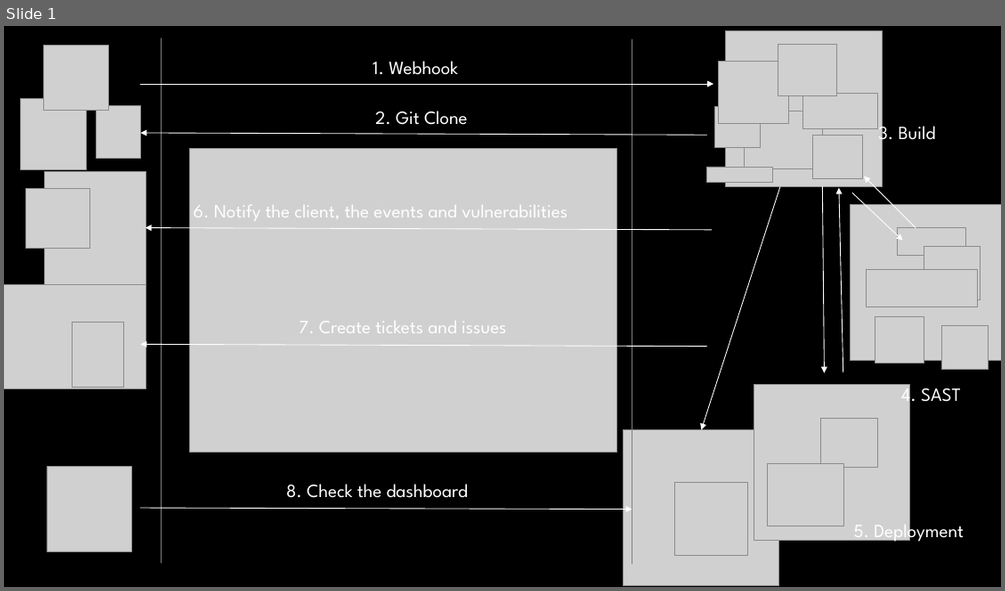
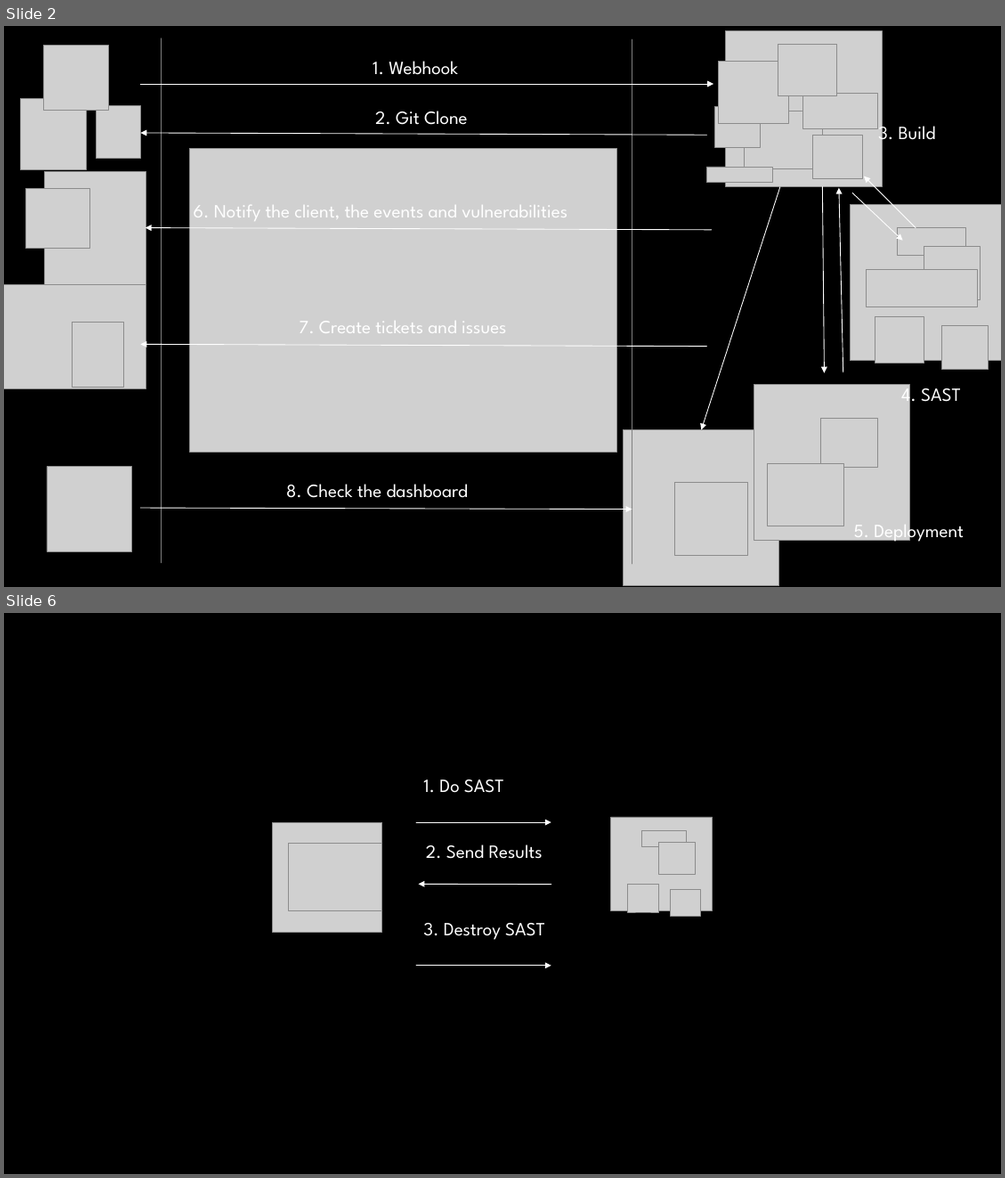
Before and after one commit to badBounty/TheFantasticSecDevOps, a slide deck: architecture.pptx. Shown one above the other, each under a label of ours: slide 1 before the commit, slides 2 and 6 after it; the slides between them are not shown. The pictures are 1005x591 and 1005x1178 pixels, drawn with LibreOffice and Linux fonts; fonts in the diff are those of the drawing; grey boxes stand for pictures; background and template pictures are left out. Boxes give left, top, right and bottom in pixels: in the first picture for what was removed or moved away, otherwise in the second. Text is boxed around its words. In the diff, an @@ line names an element or a change of style, - is before the commit and + after.

```diff
--- a/architecture.pptx
+++ b/architecture.pptx
@@ slide 6 added at <box>4,613,1001,1174</box>, background picture (left out) @@
@@ text added at <box>423,779,504,793</box>, 18 pt, text #FFFFFF @@
+1. Do SAST
@@ picture added at <box>273,822,382,933</box> @@
@@ arrow added from (416, 822) to (551, 822), #FFFFFF 0.75 pt @@
@@ picture added at <box>289,844,382,910</box> @@
@@ text added at <box>426,844,542,859</box>, 18 pt, text #FFFFFF @@
+2. Send Results
@@ arrow added from (551, 884) to (418, 884), #FFFFFF 0.75 pt @@
@@ group added at <box>611,817,713,916</box>: 5 pictures @@
@@ text added at <box>423,923,545,940</box>, 18 pt, text #FFFFFF @@
+3. Destroy SAST
@@ arrow added from (416, 965) to (551, 965), #FFFFFF 0.75 pt @@
@@ what was slide 1 is now slide 2 @@
```
Also in this commit, not shown: 7 other slides added, 6 other files.
